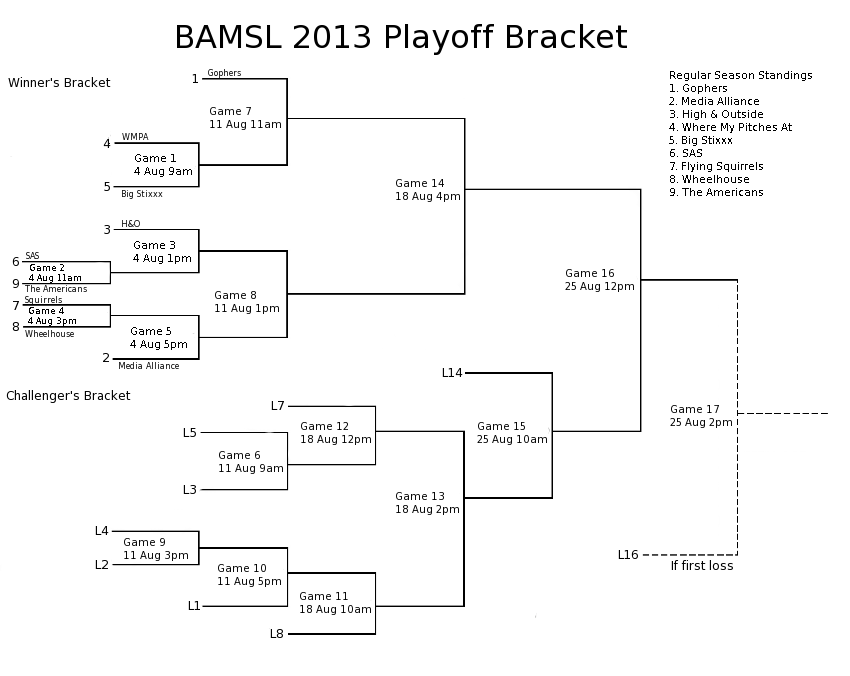
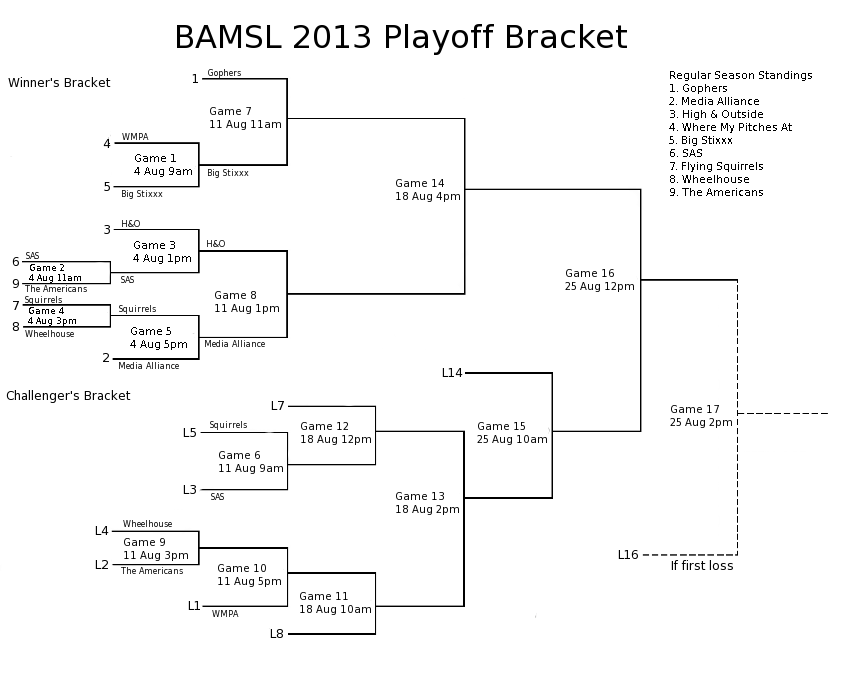
Revision of a layered 850px x 676px image; what changed, layer by layer:
painted on "Base" over [119, 169, 265, 617]
